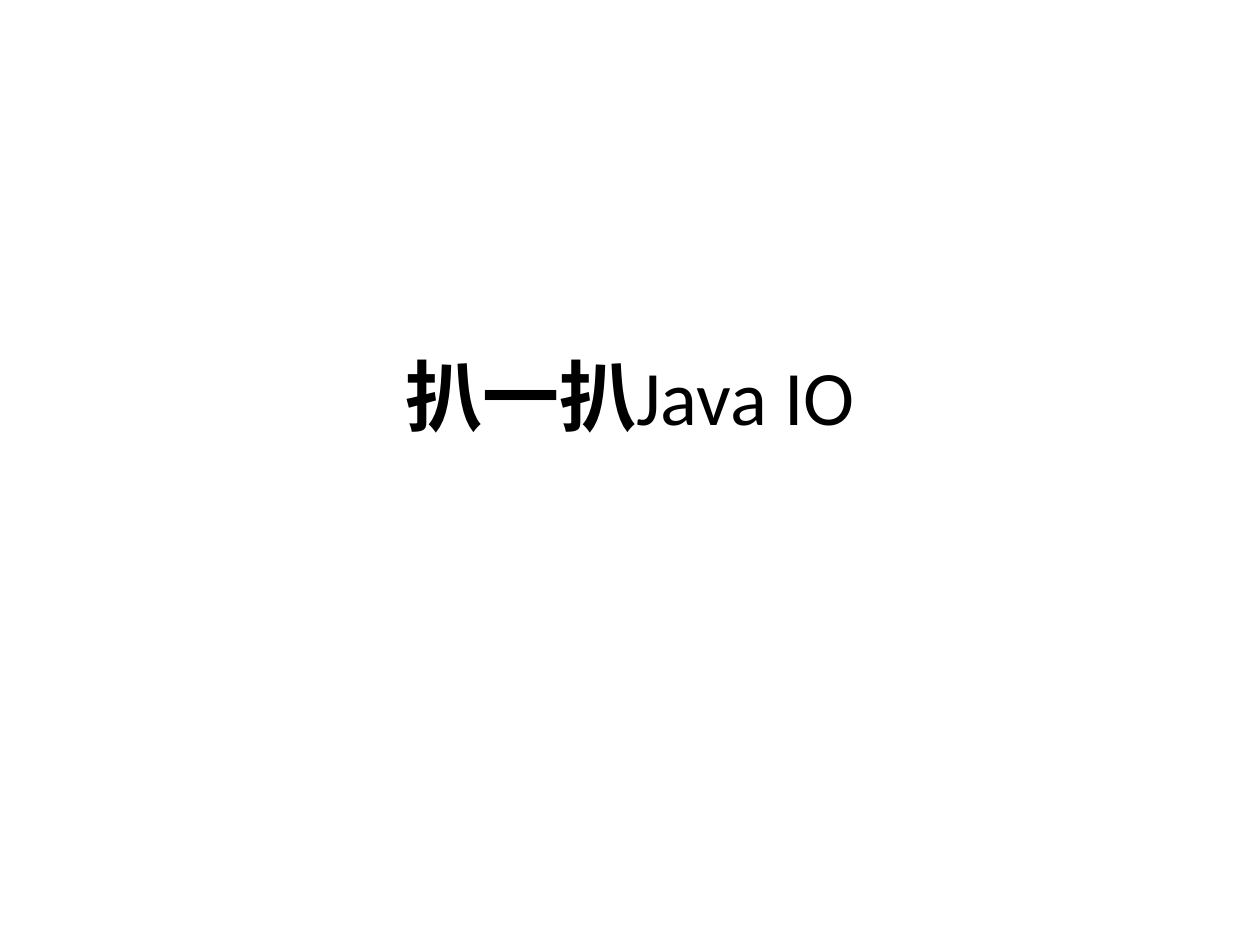
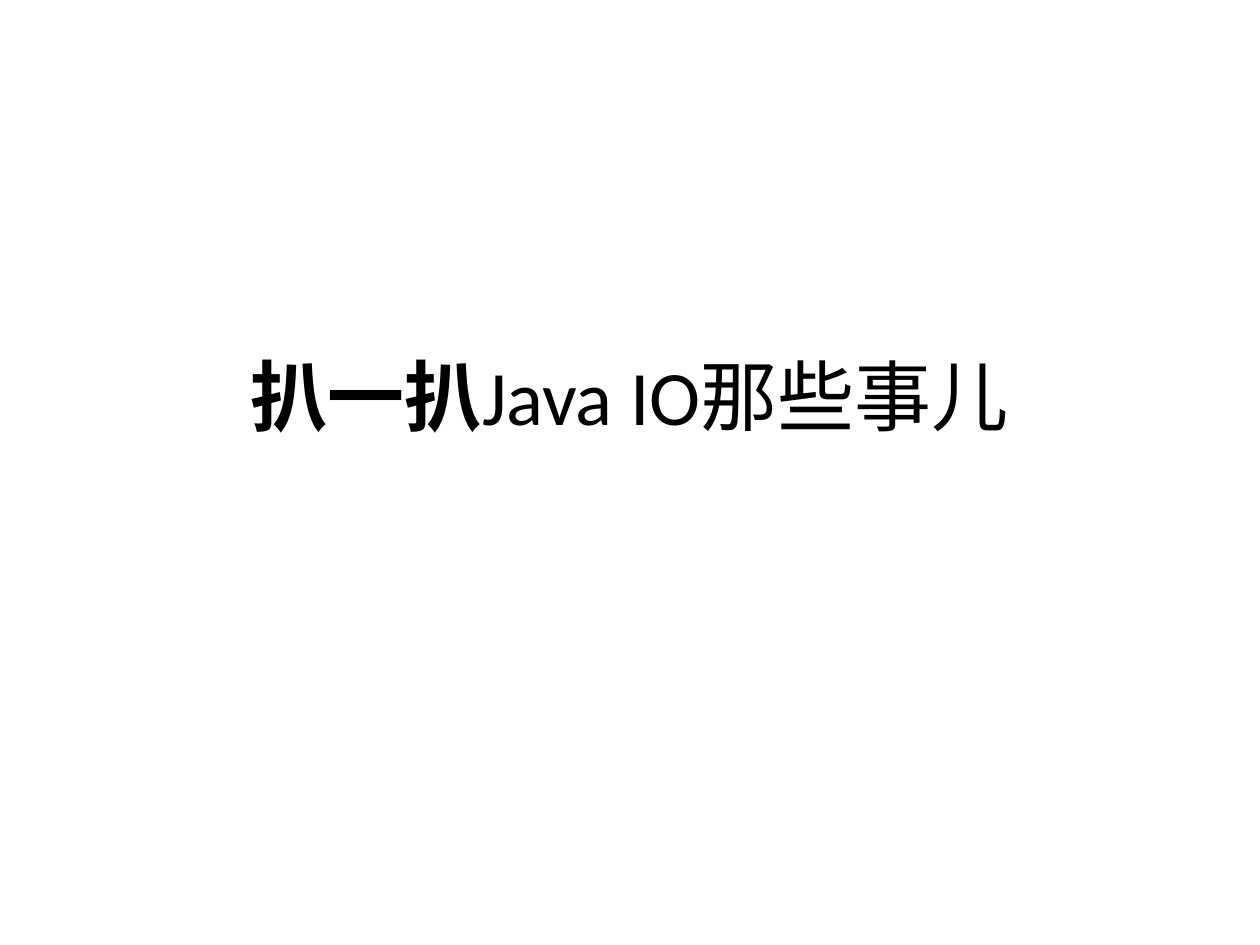
Before and after one commit to guhanjie/Knowledge-sharing, a slide deck: slide 1 of 扒一扒Java IO那些事儿.pptx. Drawn at 1260x945 pixels with LibreOffice and Linux fonts; fonts in the diff are those of the drawing. Boxes give left, top, right and bottom in pixels: in the first picture for what was removed or moved away, otherwise in the second. Text is boxed around its words. In the diff, an @@ line names an element or a change of style, - is before the commit and + after.

Commit message:
update java io

```diff
--- a/扒一扒Java IO那些事儿.pptx
+++ b/扒一扒Java IO那些事儿.pptx
@@ title at box(251, 359, 1009, 433): text changed @@
-扒一扒Java IO
+扒一扒Java IO那些事儿
```
Also in this commit, not shown: 2 other slides changed, 4 slides added.
